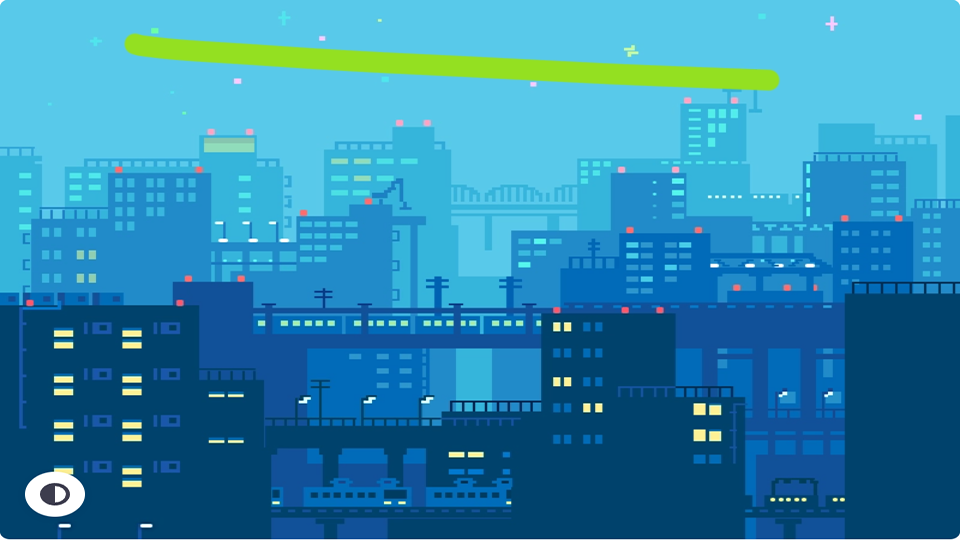
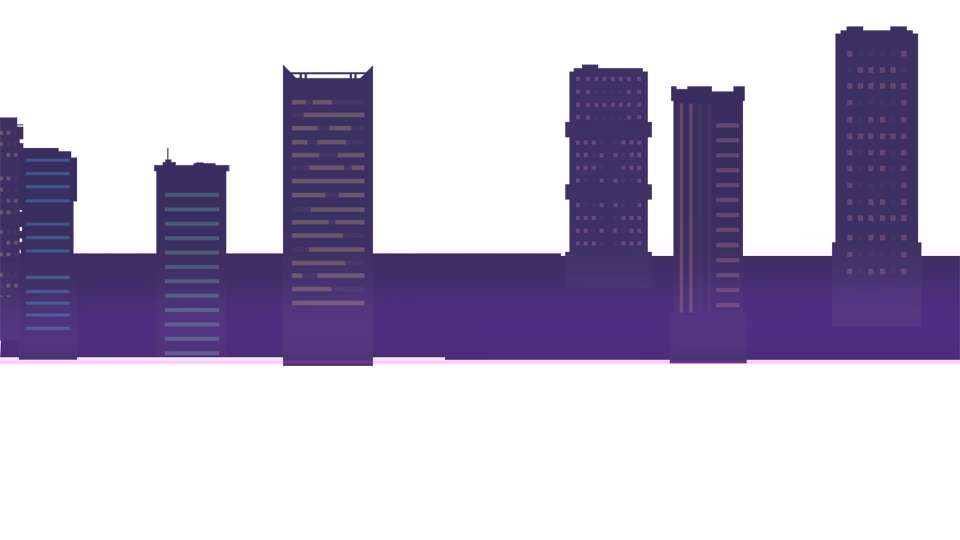
Before/after of a 960x540 layered artwork. What changed in the layer stack:
added layer "已插入图像" above "图层 0" over [0, 26, 960, 366]
